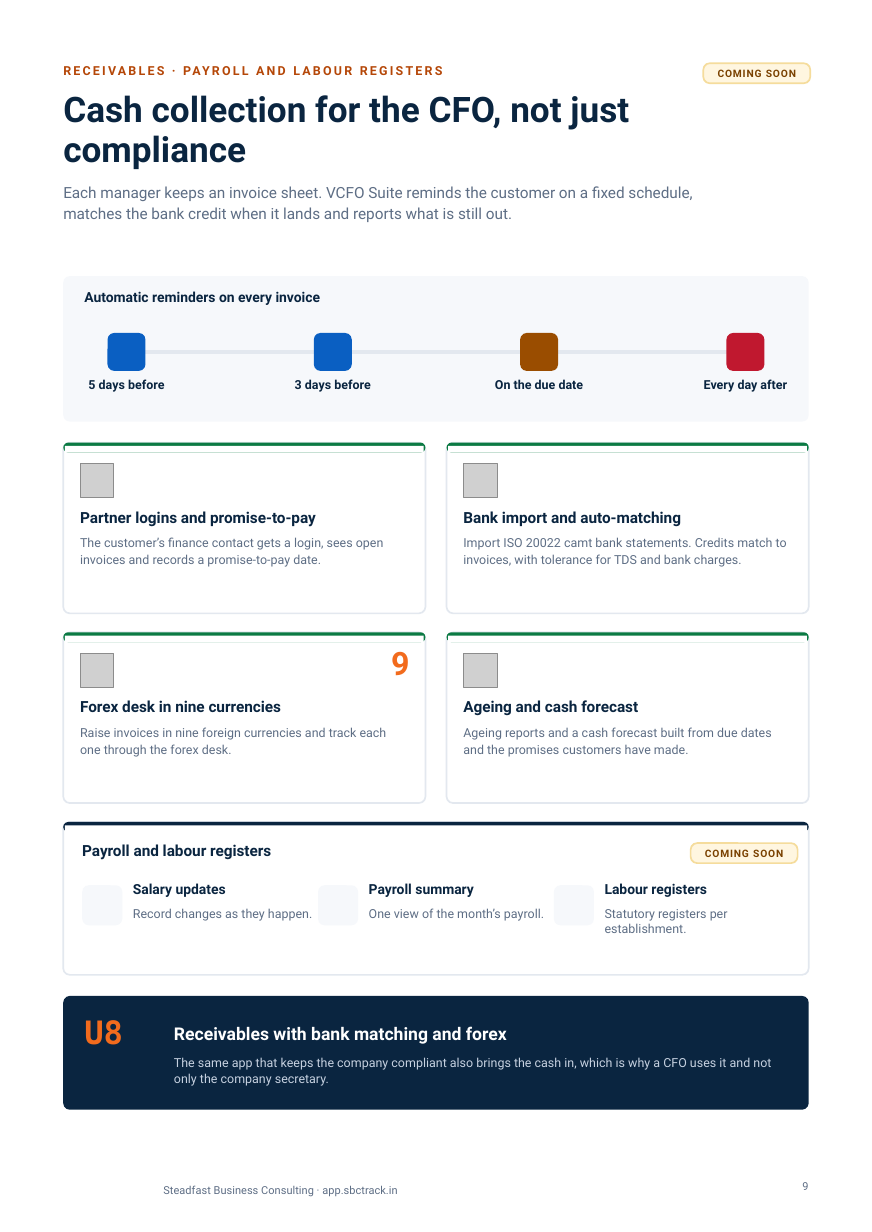
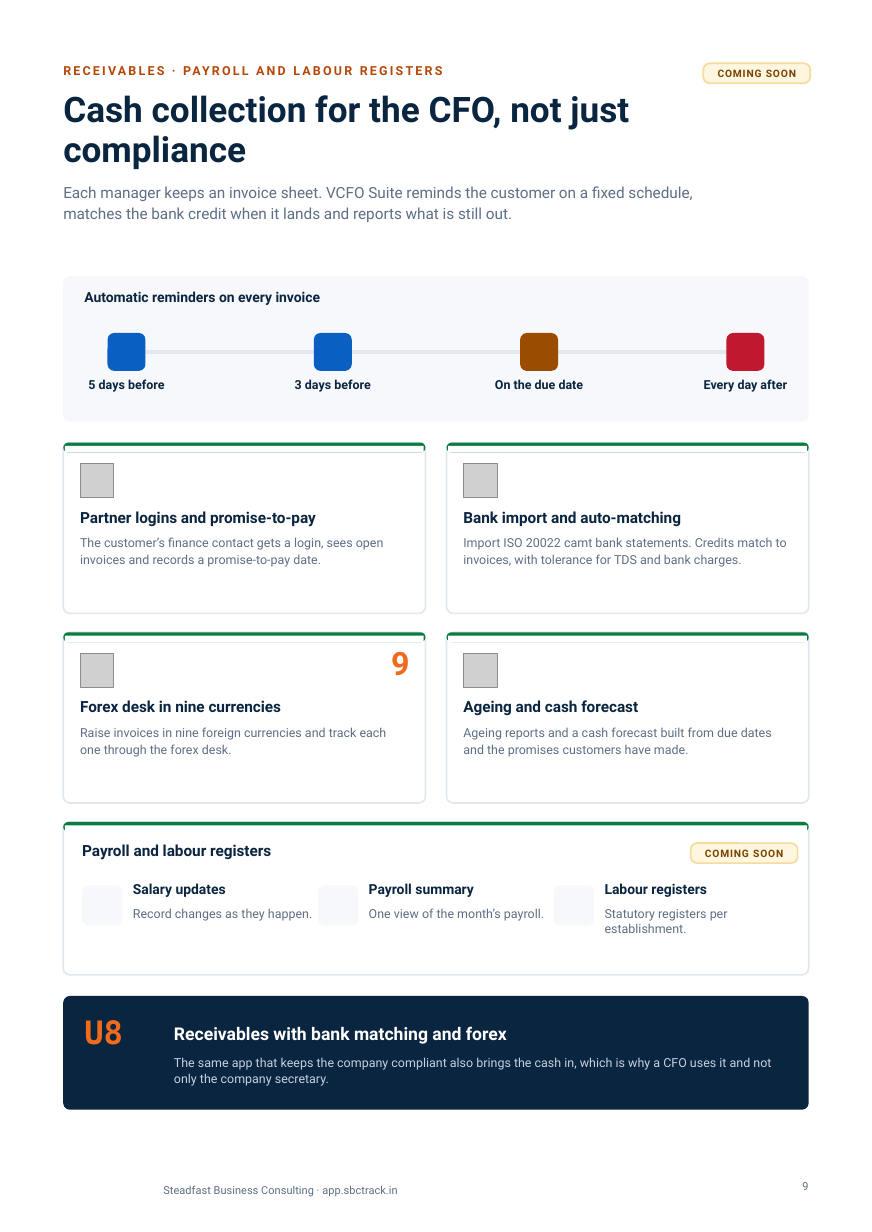
Before and after one commit to abdulfarhath7/vcfo_suite, a slide deck: slide 9 of docs/collateral/vcfo-suite/VCFO_Suite_Brochure.pptx. Drawn at 872x1232 pixels with LibreOffice and Linux fonts; fonts in the diff are those of the drawing; grey boxes stand for pictures; background and template pictures are left out. Boxes give left, top, right and bottom in pixels: in the first picture for what was removed or moved away, otherwise in the second. Text is boxed around its words. In the diff, an @@ line names an element or a change of style, - is before the commit and + after.

```diff
--- a/docs/collateral/vcfo-suite/VCFO_Suite_Brochure.pptx
+++ b/docs/collateral/vcfo-suite/VCFO_Suite_Brochure.pptx
@@ rounded rectangle at (63,822,809,832): fill #0A2540 to #0B7A43 @@
```
Also in this commit, not shown: 3 other slides changed, 11 other files.
